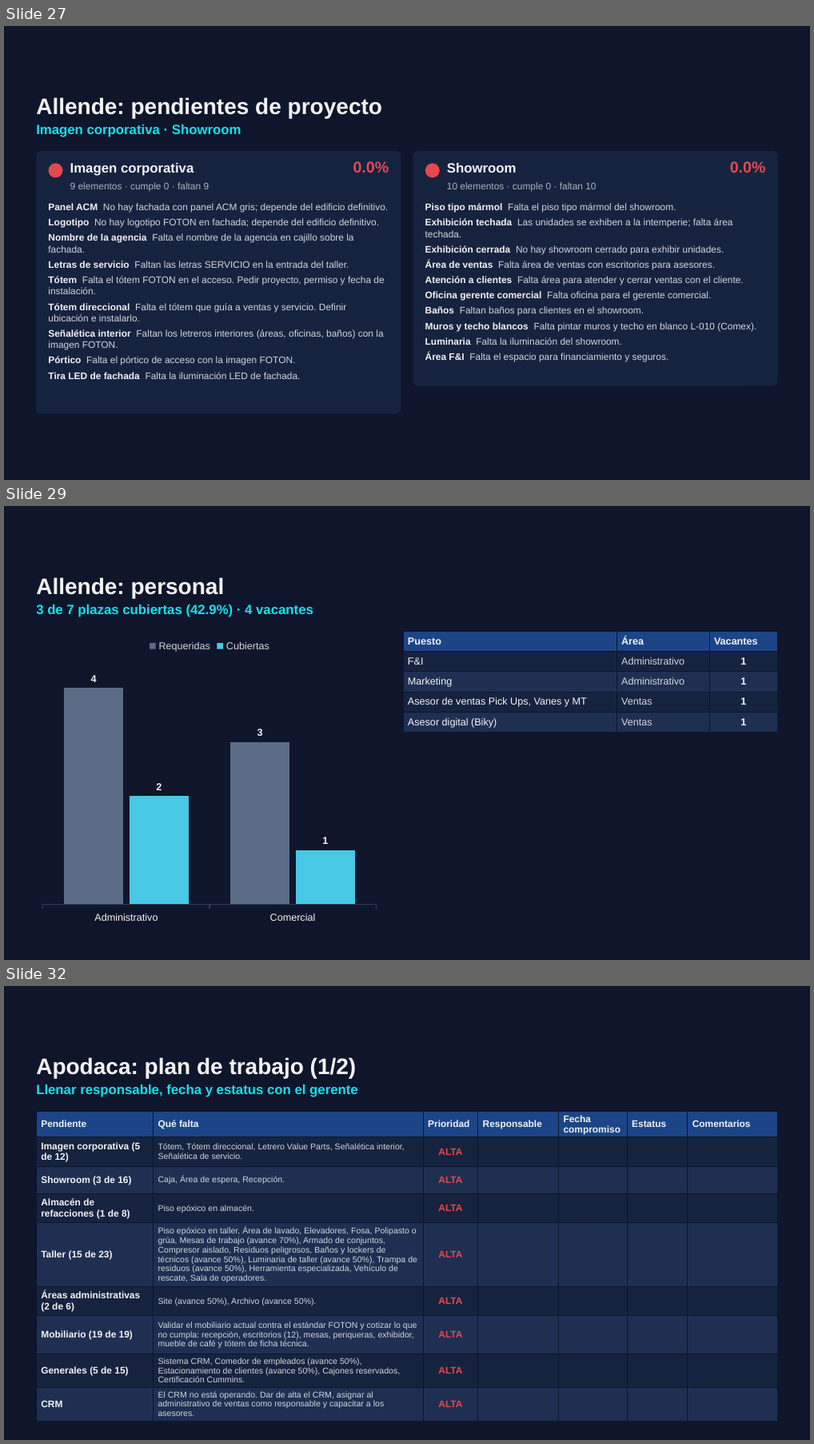
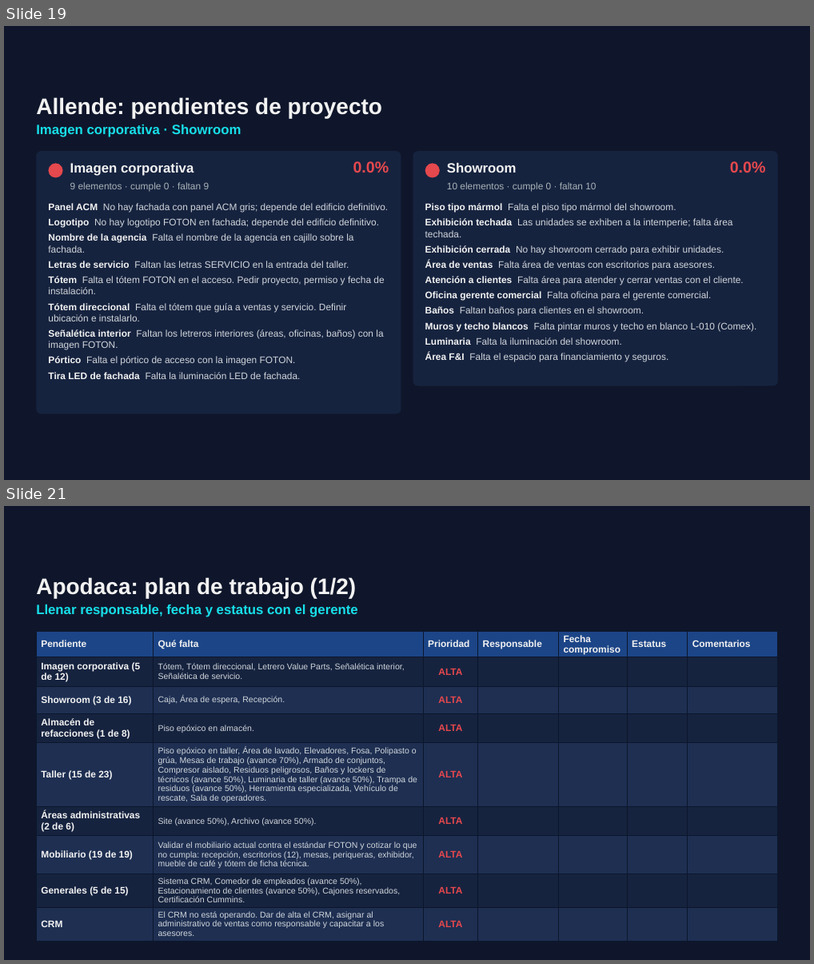
Before and after one commit to ReneDiz/Estatus-Distribuidores, a slide deck: presentacion/Grupo_Velcen_Estatus_nov2026.pptx. Shown one above the other, each under a label of ours: slides 27, 29 and 32 before the commit, slides 19 and 21 after it; the slides between them are not shown. The pictures are 814x1444 and 814x964 pixels, drawn with LibreOffice and Linux fonts; fonts in the diff are those of the drawing; background and template pictures are left out. Boxes give left, top, right and bottom in pixels: in the first picture for what was removed or moved away, otherwise in the second. Text is boxed around its words. In the diff, an @@ line names an element or a change of style, - is before the commit and + after.

```diff
--- a/presentacion/Grupo_Velcen_Estatus_nov2026.pptx
+++ b/presentacion/Grupo_Velcen_Estatus_nov2026.pptx
@@ slide 29 removed at [4,506,810,960], background picture (left out); not listed: 1 template element that a slide beside it also shows @@
@@ text removed at [36,577,225,598] @@
-Allende: personal
@@ text removed at [36,604,314,617] @@
-3 de 7 plazas cubiertas (42.9%) · 4 vacantes
@@ column chart removed at [36,631,383,929] @@
-categories: Administrativo, Comercial
-Requeridas: 4, 3
-Cubiertas: 2, 1
@@ table removed at [403,631,778,732], 5 rows, 3 columns @@
-Puesto | Área | Vacantes
-F&I | Administrativo | 1
-Marketing | Administrativo | 1
-Asesor de ventas Pick Ups, Vanes y MT | Ventas | 1
-Asesor digital (Biky) | Ventas | 1
@@ what was slide 27 is now slide 19 @@
@@ what was slide 32 is now slide 21 @@
```
Also in this commit, not shown: 4 slides changed, 10 other slides removed, 5 other files.
